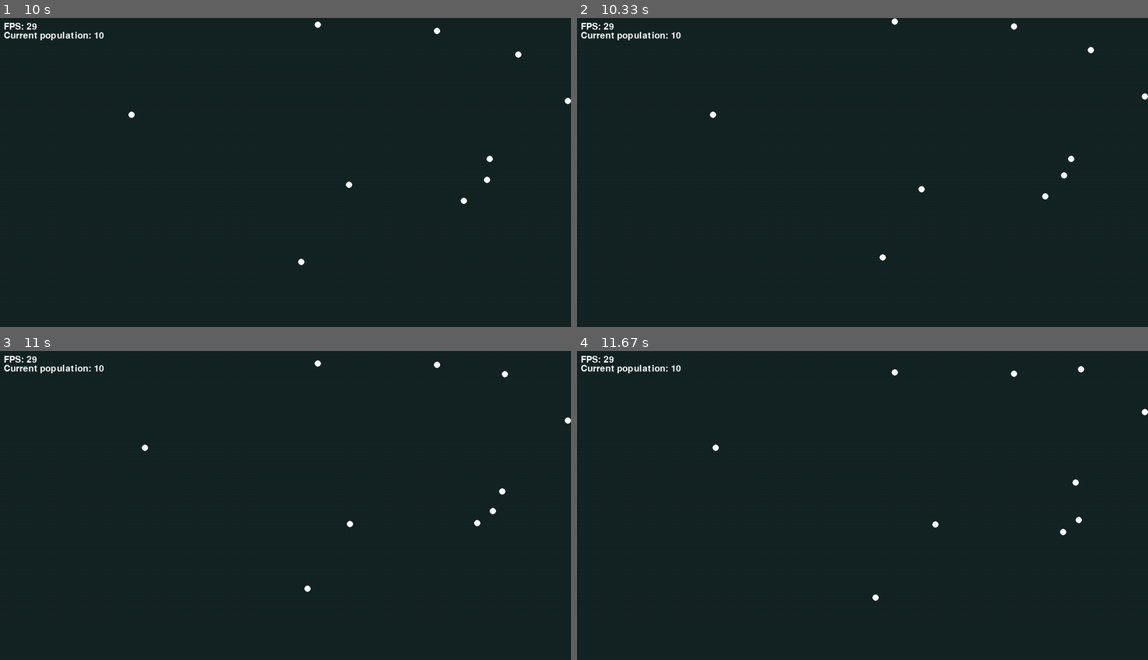
Above: before the commit, frames 1-4 (two rows, left to right).
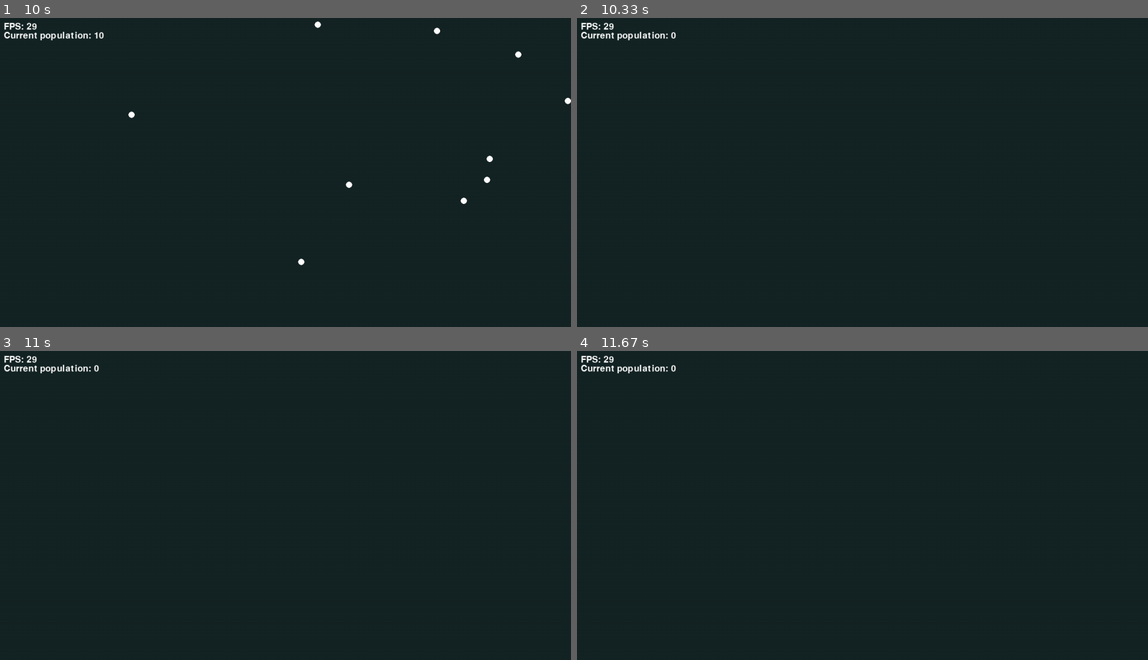
Above: after the commit, the same moments.

Repository: darceno/lifebox-simulator
Game: pygame game, started from src/main.py
Same seed, same stepped clock (60 frames per second), same inputs: the game is played once before the commit and once after it.
Inputs:
- Up to frame 1 (10 s): no input
- Up to frame 2 (10.33 s): no input
- Up to frame 3 (11 s): no input
- Up to frame 4 (11.67 s): no input

Frame 1 is identical in both runs. In frame 2, 0.2% of the frame differs, in the area x 16-100%, y 0-79%; in frame 3, 0.2%, in the area x 16-100%, y 2-79%; in frame 4, 0.2%.

Commit message:
Change create_organisms function to execute only at the start of the simulation

Diff:
--- a/src/main.py
+++ b/src/main.py
@@ -89,7 +89,7 @@
 
     def aging(self):
         self.last_birthday += 1
-        if self.last_birthday >= 450:
+        if self.last_birthday >= 100:
             self.age += 1
             self.last_birthday = 0
         if self.age > len(self.genome):
@@ -116,12 +116,15 @@
     def __init__(self):
         self.organisms = []
         self.alive_organisms = []
+        self.first_generation = True
+
 
     def create_organisms(self):
-        if len(self.organisms) == 0:
+        if self.first_generation:
             for i in range(STARTING_POPULATION):
                 organism = Organism(random.randint(20, WIDTH_SIZE-20), random.randint(20, HEIGHT_SIZE-20), STARTING_COLOR, ["CR", "RA"])
                 self.organisms.append(organism)
+            self.first_generation = False
 
     def spawn_offsprings(self, offspring):
         self.organisms.append(offspring)
